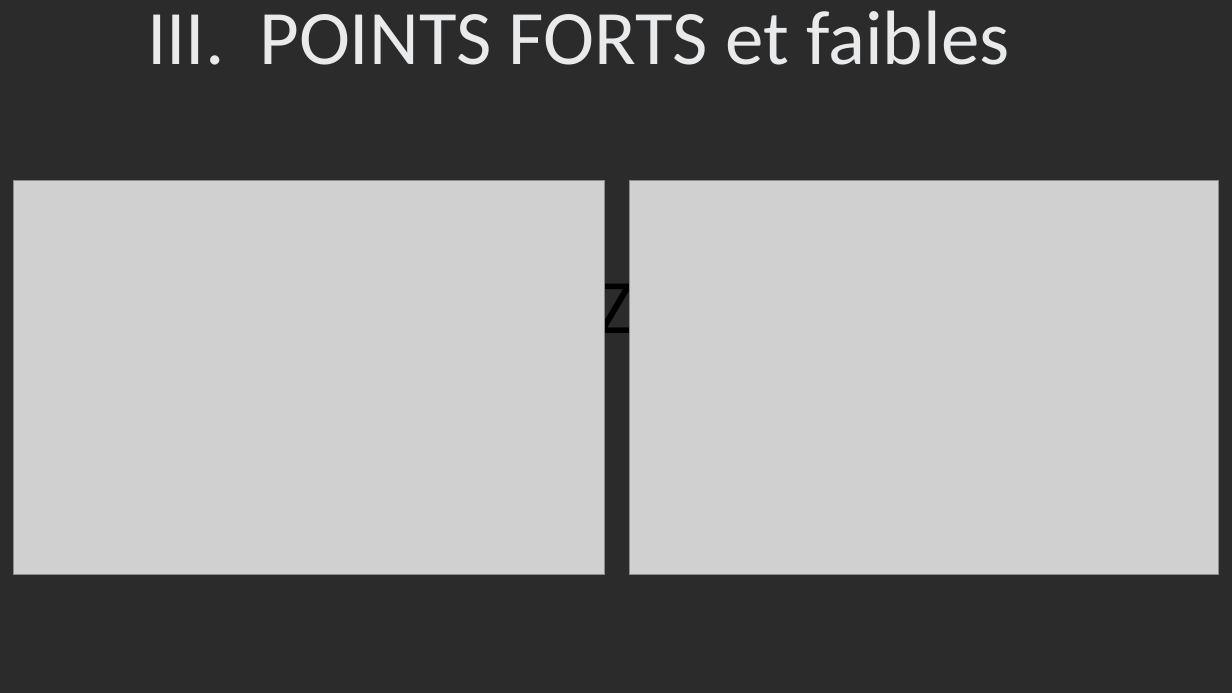
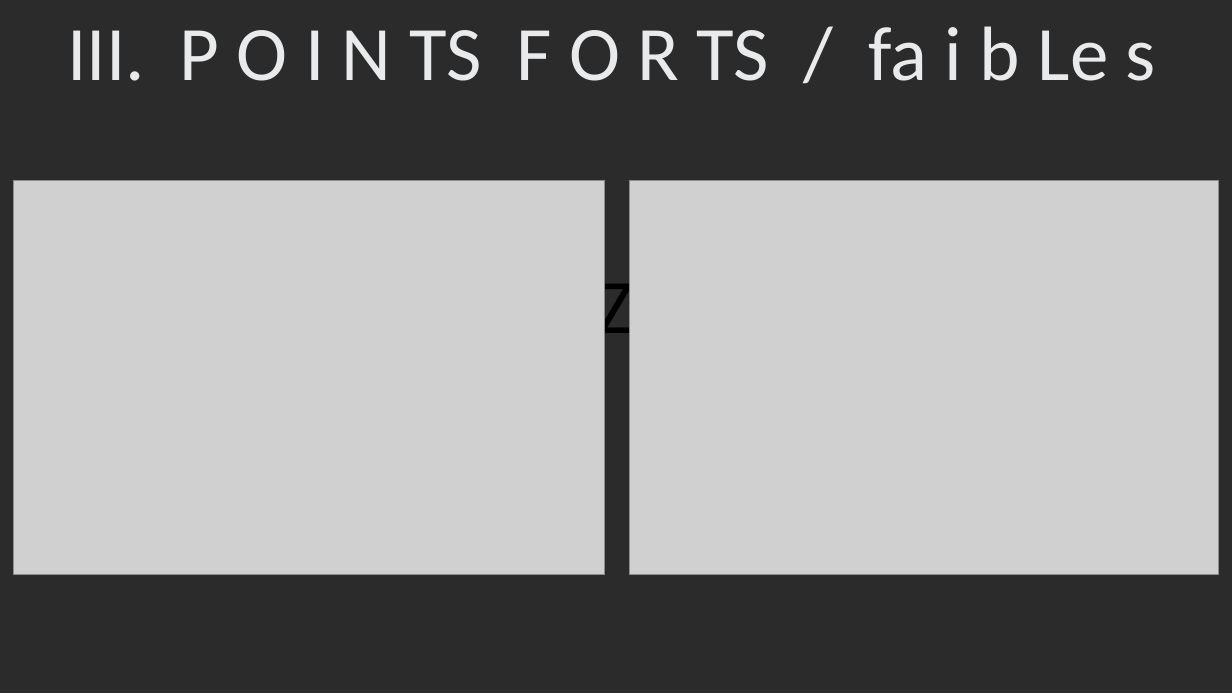
Before and after one commit to Damoy/Portak, a slide deck: slide 4 of Portak.pptx. Drawn at 1232x693 pixels with LibreOffice and Linux fonts; fonts in the diff are those of the drawing; grey boxes stand for pictures; background and template pictures are left out; a plain dark background stands for a picture behind light text. Boxes give left, top, right and bottom in pixels: in the first picture for what was removed or moved away, otherwise in the second. Text is boxed around its words. In the diff, an @@ line names an element or a change of style, - is before the commit and + after.

Commit message:
PowerPoint + pdf

```diff
--- a/Portak.pptx
+++ b/Portak.pptx
@@ text at [68, 26, 1156, 81]: text changed @@
-III. POINTS FORTS et faibles
+III. P O I N TS F O R TS / fa i b Le s
```
Also in this commit, not shown: 3 other slides changed, 1 other file.
